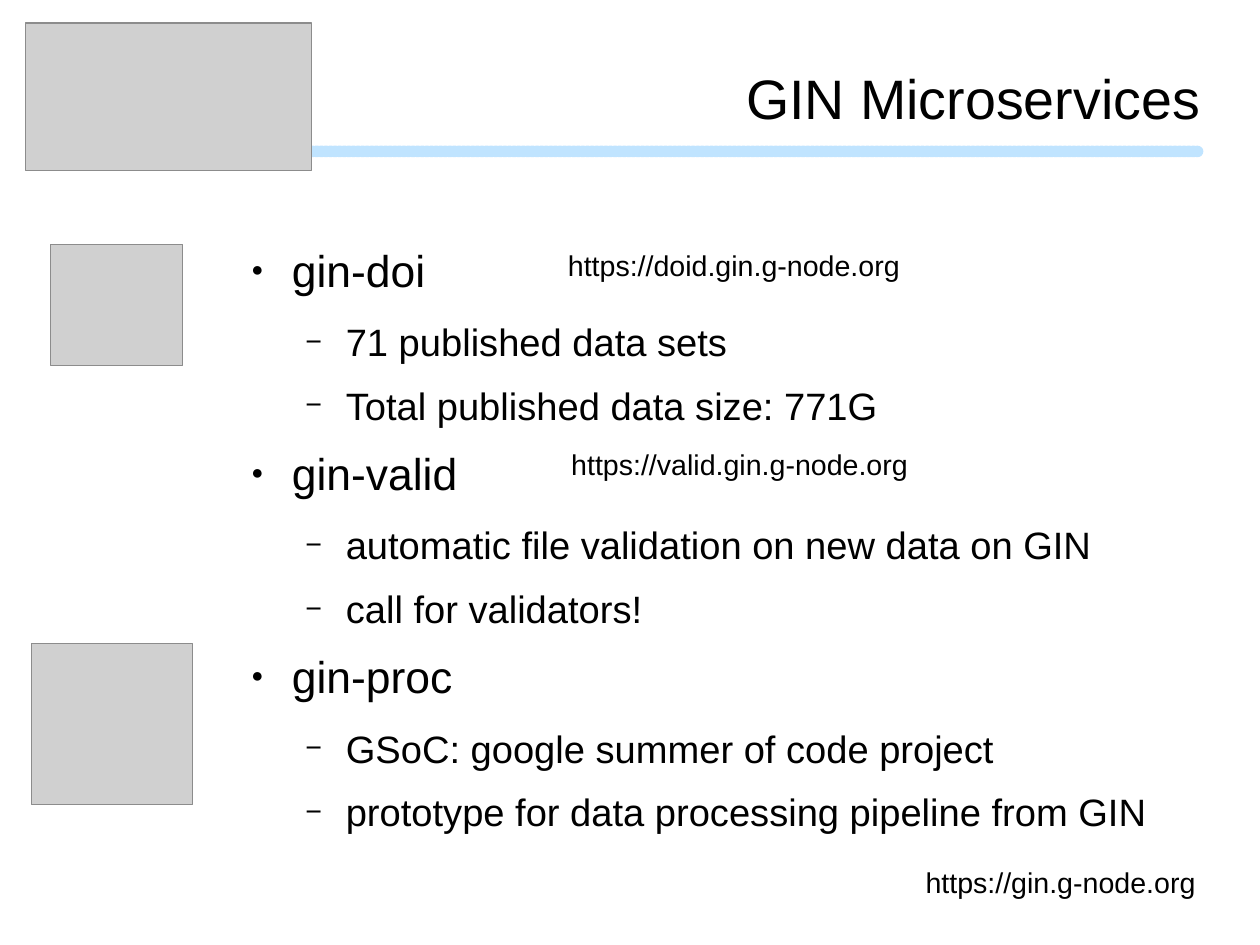
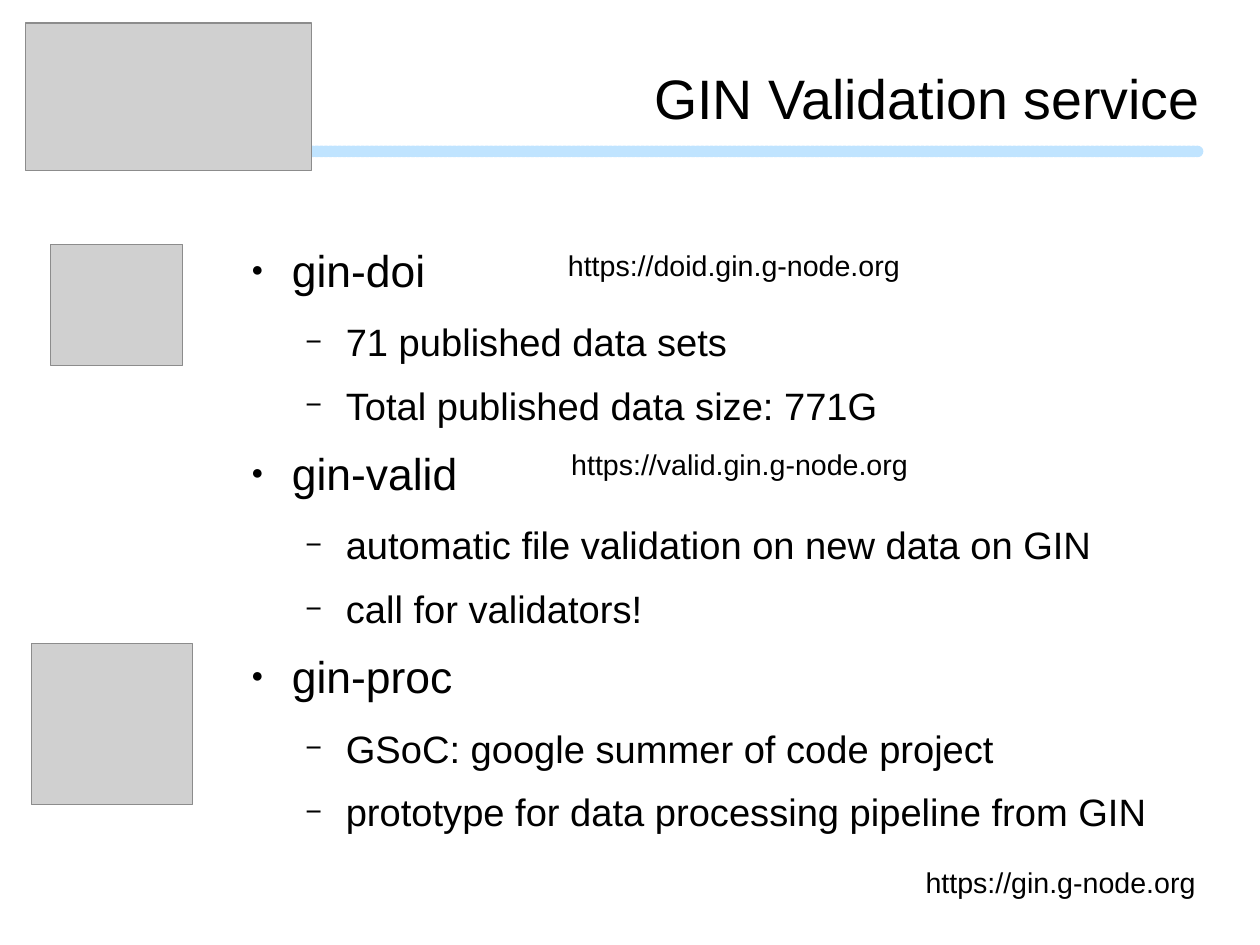
Before and after one commit to mpsonntag/prespost, a slide deck: slide 5 of 202104_INCF_online/Koutsou_Sonntag_GIN.odp. Drawn at 1260x945 pixels with LibreOffice and Linux fonts; fonts in the diff are those of the drawing; grey boxes stand for pictures; background and template pictures are left out. Boxes give left, top, right and bottom in pixels: in the first picture for what was removed or moved away, otherwise in the second. Text is boxed around its words. In the diff, an @@ line names an element or a change of style, - is before the commit and + after.

```diff
--- a/202104_INCF_online/Koutsou_Sonntag_GIN.odp
+++ b/202104_INCF_online/Koutsou_Sonntag_GIN.odp
@@ text at (654,78,1200,120): text changed @@
-GIN Microservices
+GIN Validation service
```
Also in this commit, not shown: 2 other slides changed.
